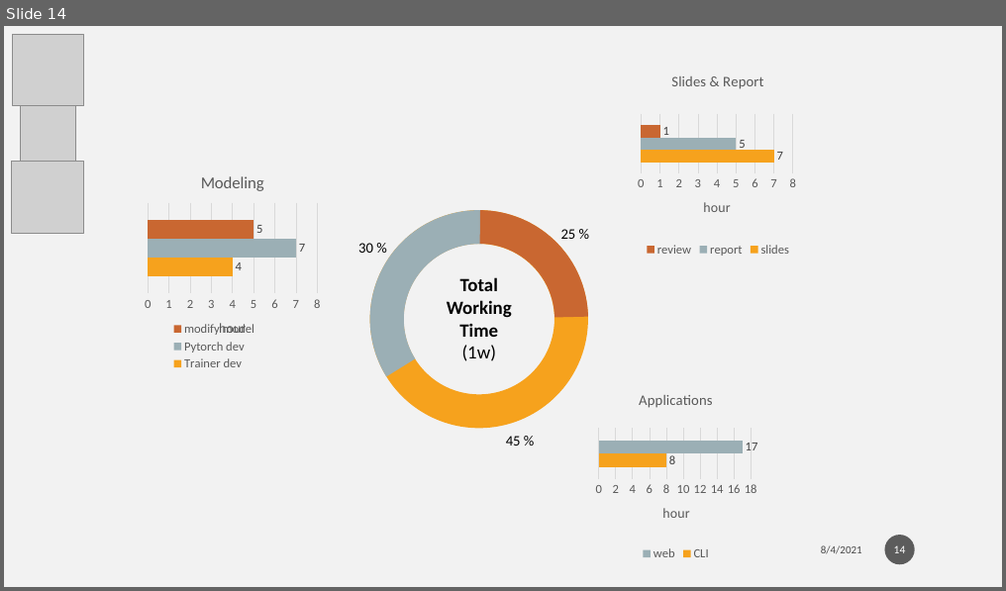
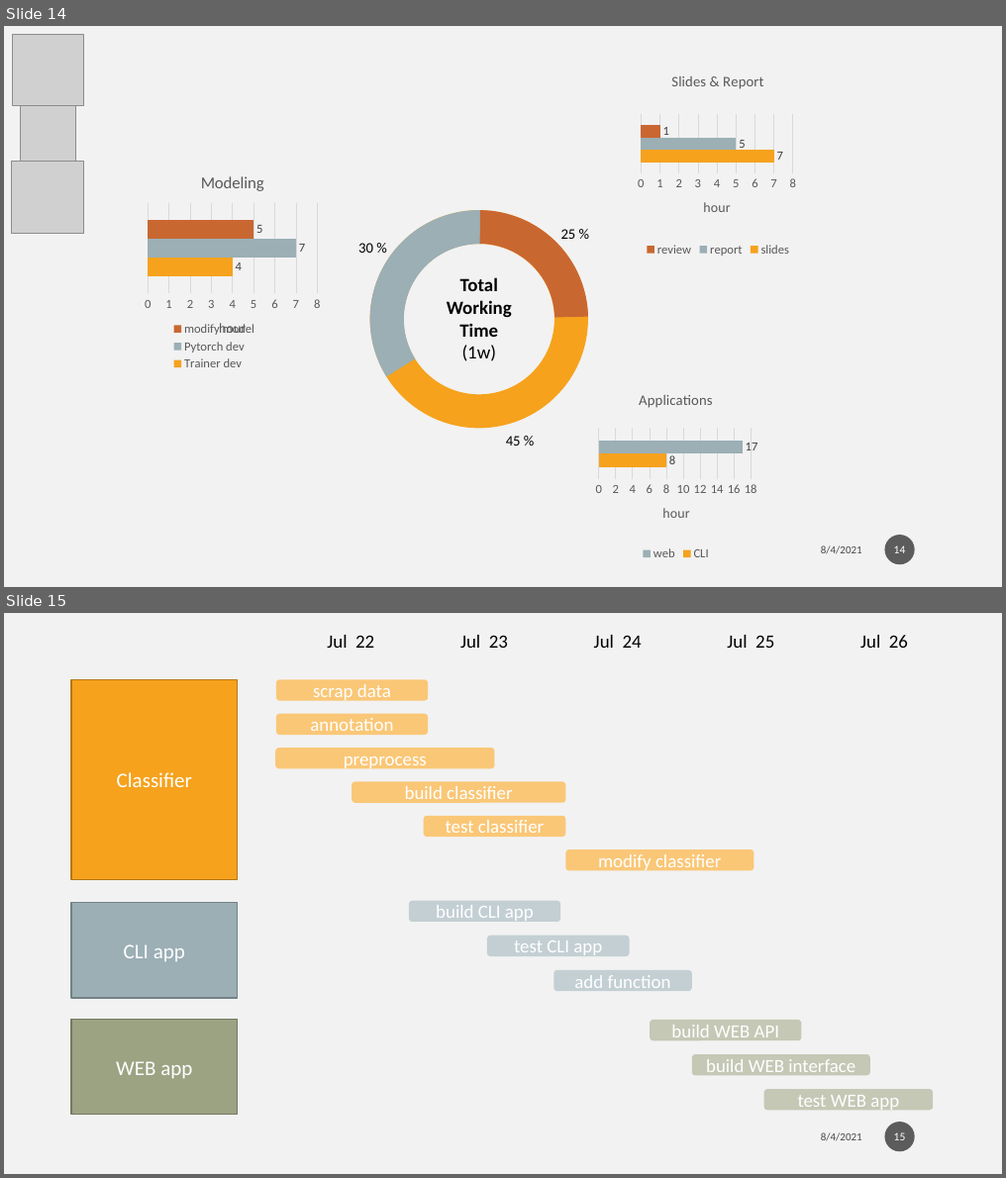
Before and after one commit to ychuang789/AD_classifier, a slide deck: AD_classifier.pptx. Shown one above the other, each under a label of ours: slide 14 before the commit, slides 14 and 15 after it. The pictures are 1006x591 and 1006x1178 pixels, drawn with LibreOffice and Linux fonts; fonts in the diff are those of the drawing; grey boxes stand for pictures; background and template pictures are left out. Boxes give left, top, right and bottom in pixels: in the first picture for what was removed or moved away, otherwise in the second. Text is boxed around its words. In the diff, an @@ line names an element or a change of style, - is before the commit and + after.

Commit message:
add slides pdf and edit readme

```diff
--- a/AD_classifier.pptx
+++ b/AD_classifier.pptx
@@ slide 15 added at [4, 613, 1002, 1174], background #F2F2F2 @@
@@ group added at [71, 635, 933, 1115]: 12 rounded rectangles, 5 texts, 3 rectangles @@
+Jul 22
+Jul 23
+Jul 24
+Jul 25
+Jul 26
+Classifier
+CLI app
+WEB app
+scrap data
+annotation
+preprocess
+build classifier
+test classifier
+build CLI app
+test CLI app
+add function
+build WEB API
+build WEB interface
+test WEB app
+modify classifier
@@ text added at [821, 1133, 862, 1142], 10.5 pt, text #000000 at 70% opacity @@
+8/4/2021
@@ page number added at [885, 1122, 915, 1152], fill #1D1D1D at 70% opacity, 11 pt, text #FFFFFF @@
+15
```
Also in this commit, not shown: 2 other files.
